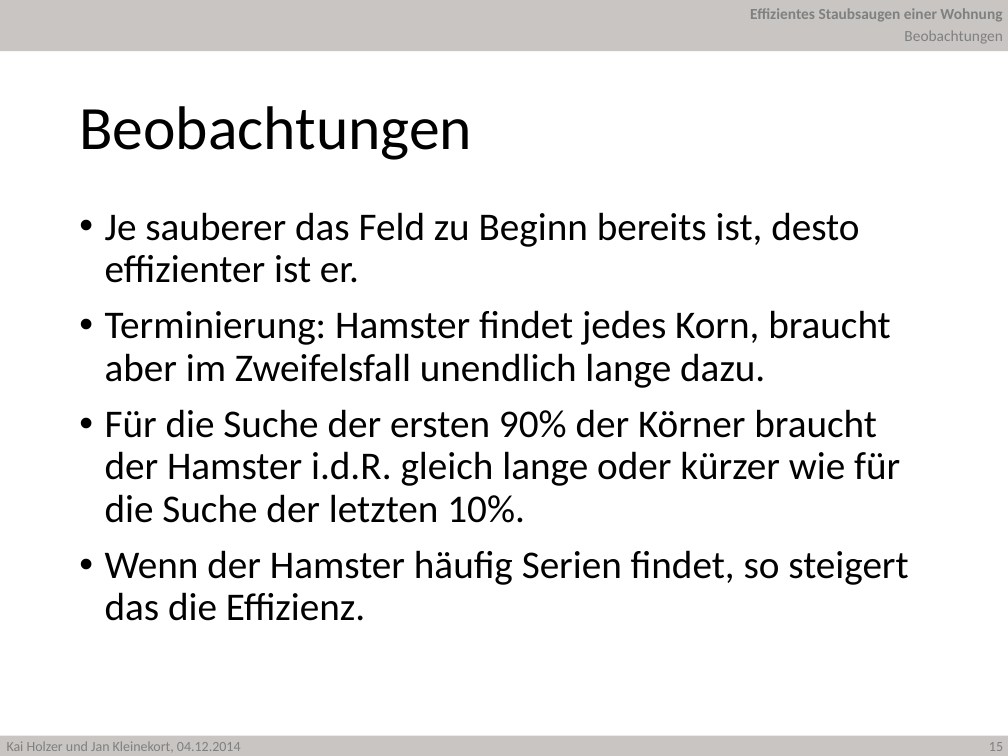
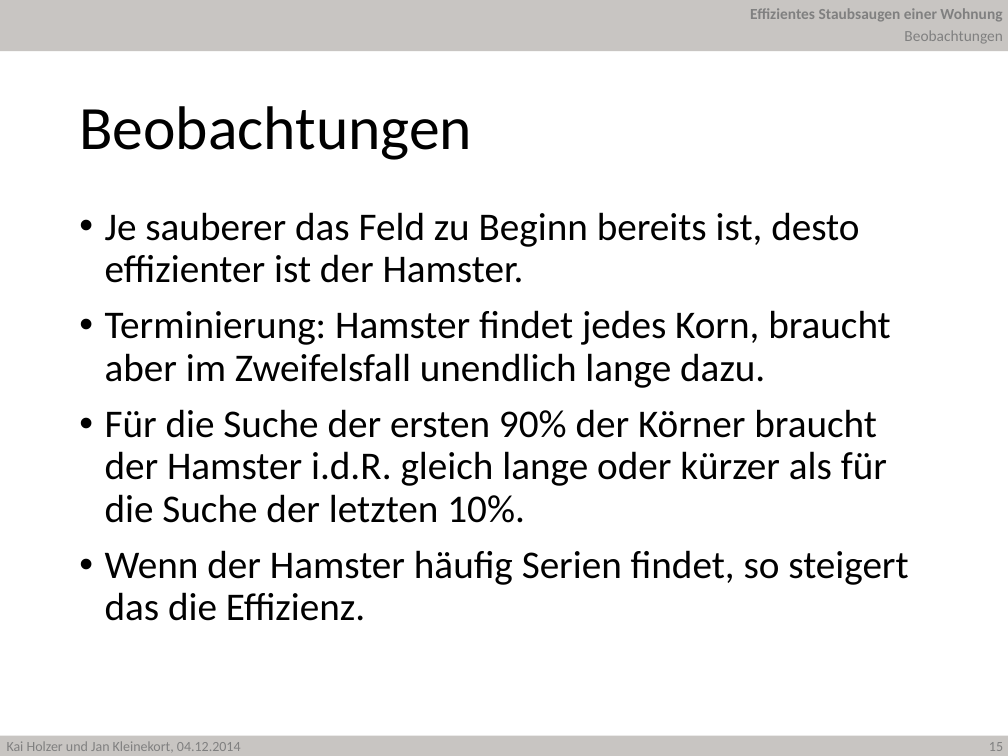
Before and after one commit to JanKl/Hamster, a slide deck: slide 15 of Präsentation/Hamster Holzer Kleinekort.pptx. Drawn at 1008x756 pixels with LibreOffice and Linux fonts; fonts in the diff are those of the drawing; background and template pictures are left out. Boxes give left, top, right and bottom in pixels: in the first picture for what was removed or moved away, otherwise in the second. Text is boxed around its words. In the diff, an @@ line names an element or a change of style, - is before the commit and + after.

```diff
--- a/Präsentation/Hamster Holzer Kleinekort.pptx
+++ b/Präsentation/Hamster Holzer Kleinekort.pptx
@@ text at bbox=[105, 212, 859, 283]: text changed @@
-• Je sauberer das Feld zu Beginn bereits ist, desto effizienter ist er.
+• Je sauberer das Feld zu Beginn bereits ist, desto effizienter ist der Hamster.
@@ text at bbox=[105, 409, 887, 523]: text changed @@
-• Für die Suche der ersten 90% der Körner braucht der Hamster i.d.R. gleich lange oder kürzer wie für die Suche der letzten 10%.
+• Für die Suche der ersten 90% der Körner braucht der Hamster i.d.R. gleich lange oder kürzer als für die Suche der letzten 10%.
```
Also in this commit, not shown: 7 other slides changed, 1 other file.
